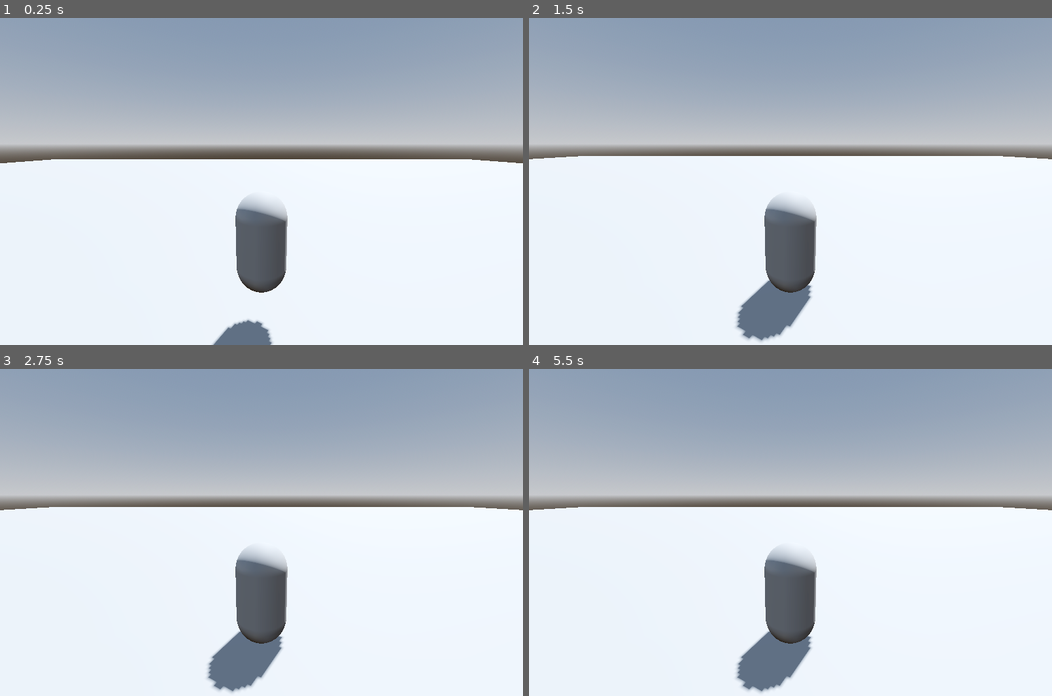
Above: before the commit, frames 1-4 (two rows, left to right).
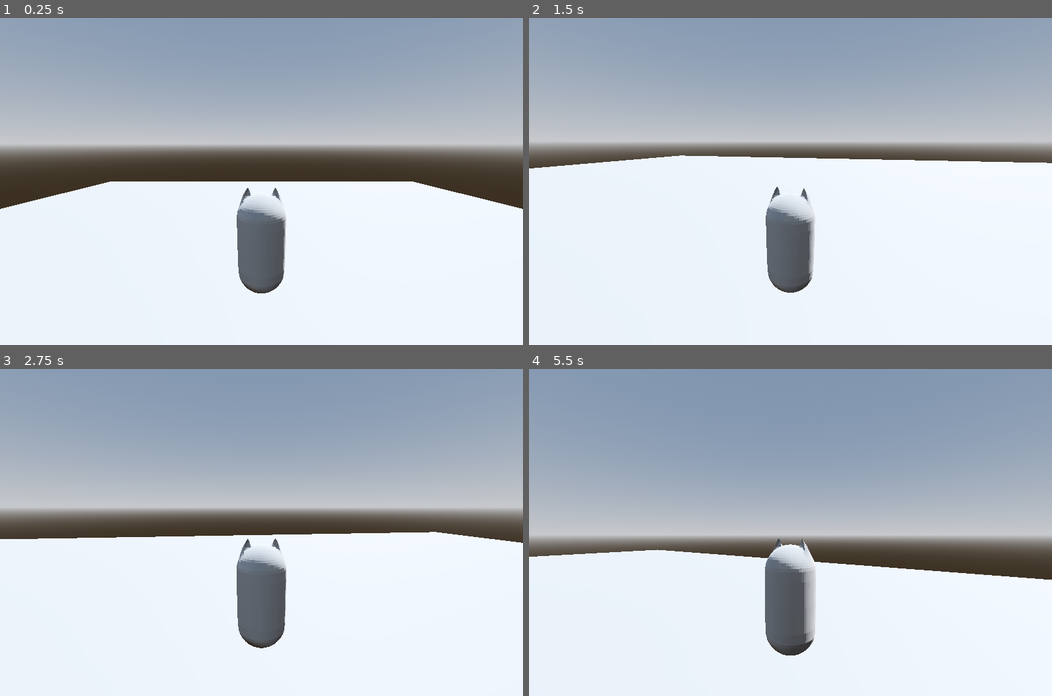
Above: after the commit, the same moments.

Repository: Nutiest/3D-Game-Project
Game: Godot game, scene res://Level.tscn
Same seed, same stepped clock (60 frames per second), same inputs: the game is played once before the commit and once after it.
Inputs (mouse positions are in pixels of both pictures, inside the frame that each line leads up to):
- Up to frame 1 (0.25 s): no input
- Up to frame 2 (1.5 s): tap Enter (ui_accept) at 0.5, 0.6 s; move the mouse to (816, 181) at 0.52 s; hold Space (Jump) 0.53-1.28 s; hold W (Forward) from 0.53 s (still down); move the mouse to (764, 181) at 1.27 s; tap Space (Jump) at 1.35 s
- Up to frame 3 (2.75 s): keep holding W (Forward); tap Space (Jump) at 1.52, 1.82 s; tap Enter (ui_accept) at 1.55, 2.1 s; move the mouse to (271, 525) at 2.02 s; hold Space (Jump) from 2.03 s (still down)
- Up to frame 4 (5.5 s): move the mouse to (785, 539) at 2.77 s; release Space (Jump) at 2.78 s; tap Enter (ui_accept) at 2.85, 5.1 s; tap Space (Jump) at 3.02, 3.32, 5.27 s; move the mouse to (827, 535) at 3.52 s; hold Space (Jump) 3.53-4.25 s; tap Escape (ui_cancel) at 4.15 s; release W (Forward) at 4.25 s; click (848, 552) at 4.25 s, where only the run after the commit has a clickable "Resume"; move the mouse to (748, 529) at 5.02 s; hold W (Forward) from 5.03 s (still down)

The runs differ from the first frame. In frame 1, 9.4% of the frame differs, in the area x 0-100%, y 43-100%; in frame 2, 5.4%; in frame 3, 14%; in frame 4, 30%, in the area x 0-100%, y 27-99%.

Commit message:
Fixed character and added menus

Diff:
--- a/Level.tscn
+++ b/Level.tscn
@@ -44,4 +44,5 @@
 linear_damp = 3.0
 
 [node name="Player" parent="." instance=ExtResource("2_x6vnk")]
+unique_name_in_owner = true
 transform = Transform3D(1, 0, 0, 0, 1, 0, 0, 0, 1, 0, 11, 15)
--- /dev/null
+++ b/Main Menu.gd
@@ -0,0 +1,14 @@
+extends Control
+
+
+
+func _on_play_pressed():
+	if Engine.time_scale != 1:
+		Engine.time_scale = 1
+	get_tree().change_scene_to_file("res://Level.tscn")
+
+func _on_settings_pressed():
+	get_tree().change_scene_to_file("res://Settings Menu.tscn")
+
+func _on_exit_pressed():
+	get_tree().quit()
--- /dev/null
+++ b/Main Menu.tscn
@@ -0,0 +1,39 @@
+[gd_scene load_steps=2 format=3 uid="uid://buocuv74fg7nm"]
+
+[ext_resource type="Script" path="res://Main Menu.gd" id="1_7tvoi"]
+
+[node name="Main Menu" type="Control"]
+layout_mode = 3
+anchors_preset = 8
+anchor_left = 0.5
+anchor_top = 0.5
+anchor_right = 0.5
+anchor_bottom = 0.5
+grow_horizontal = 2
+grow_vertical = 2
+scale = Vector2(6, 6)
+script = ExtResource("1_7tvoi")
+
+[node name="MarginContainer" type="MarginContainer" parent="."]
+layout_mode = 0
+offset_right = 40.0
+offset_bottom = 40.0
+
+[node name="VBoxContainer" type="VBoxContainer" parent="MarginContainer"]
+layout_mode = 2
+
+[node name="Play" type="Button" parent="MarginContainer/VBoxContainer"]
+layout_mode = 2
+text = "Play"
+
+[node name="Settings" type="Button" parent="MarginContainer/VBoxContainer"]
+layout_mode = 2
+text = "Settings"
+
+[node name="Exit" type="Button" parent="MarginContainer/VBoxContainer"]
+layout_mode = 2
+text = "Exit"
+
+[connection signal="pressed" from="MarginContainer/VBoxContainer/Play" to="." method="_on_play_pressed"]
+[connection signal="pressed" from="MarginContainer/VBoxContainer/Settings" to="." method="_on_settings_pressed"]
+[connection signal="pressed" from="MarginContainer/VBoxContainer/Exit" to="." method="_on_exit_pressed"]
--- /dev/null
+++ b/Pause Menu.gd
@@ -0,0 +1,22 @@
+extends Control
+
+@onready var pause_menu := $"."
+@onready var settings_menu := $"../Settings Menu"
+
+func _on_resume_pressed():
+	pause_menu.hide()
+	Input.mouse_mode = Input.MOUSE_MODE_CAPTURED
+	Engine.time_scale = 1
+
+
+func _on_settings_pressed():
+	pause_menu.hide()
+	settings_menu.show()
+
+
+func _on_main_menu_pressed():
+	get_tree().change_scene_to_file("res://Main Menu.tscn")
+
+
+func _on_quit_game_pressed():
+	get_tree().quit()
--- /dev/null
+++ b/Pause Menu.tscn
@@ -0,0 +1,47 @@
+[gd_scene load_steps=2 format=3 uid="uid://bgow01202vcqq"]
+
+[ext_resource type="Script" path="res://Pause Menu.gd" id="1_dydas"]
+
+[node name="Pause Menu" type="Control"]
+layout_mode = 3
+anchors_preset = 8
+anchor_left = 0.5
+anchor_top = 0.5
+anchor_right = 0.5
+anchor_bottom = 0.5
+grow_horizontal = 2
+grow_vertical = 2
+scale = Vector2(6, 6)
+script = ExtResource("1_dydas")
+
+[node name="MarginContainer" type="MarginContainer" parent="."]
+layout_mode = 0
+offset_right = 40.0
+offset_bottom = 40.0
+
+[node name="VBoxContainer" type="VBoxContainer" parent="MarginContainer"]
+layout_mode = 2
+
+[node name="Resume" type="Button" parent="MarginContainer/VBoxContainer"]
+layout_mode = 2
+text = "Resume"
+
+[node name="Settings" type="Button" parent="MarginContainer/VBoxContainer"]
+layout_mode = 2
+text = "Settings"
+
+[node name="Main Menu" type="Button" parent="MarginContainer/VBoxContainer"]
+layout_mode = 2
+text = "Main Menu"
+
+[node name="Quit Game" type="Button" parent="MarginContainer/VBoxContainer"]
+layout_mode = 2
+text = "Quit Game"
+
+[connection signal="pressed" from="MarginContainer/VBoxContainer/Resume" to="." method="_on_resume_pressed"]
+[connection signal="pressed" from="MarginContainer/VBoxContainer/Resume" to="." method="_on_play_pressed"]
+[connection signal="pressed" from="MarginContainer/VBoxContainer/Settings" to="." method="_on_settings_pressed"]
+[connection signal="pressed" from="MarginContainer/VBoxContainer/Main Menu" to="." method="_on_exit_pressed"]
+[connection signal="pressed" from="MarginContainer/VBoxContainer/Main Menu" to="." method="_on_main_menu_pressed"]
+[connection signal="pressed" from="MarginContainer/VBoxContainer/Quit Game" to="." method="_on_quit_game_pressed"]
+[connection signal="pressed" from="MarginContainer/VBoxContainer/Quit Game" to="." method="_on_exit_pressed"]
--- a/Player.gd
+++ b/Player.gd
@@ -1,8 +1,11 @@
 extends CharacterBody3D
 
+@onready var pause_menu := $"TwistPivot/PitchPivot/Camera3D/Pause Menu"
+@onready var settings_menu := $"TwistPivot/PitchPivot/Camera3D/Settings Menu"
+@export var paused := false
 
-const SPEED = 5.0
-const JUMP_VELOCITY = 4.5
+var SPEED = 10.0
+const JUMP_VELOCITY = 8
 
 var mouse_sensitivity := 0.002
 var twist_input := 0.0
@@ -17,21 +20,27 @@
 # Called when the node enters the scene tree for the first time.
 func _ready() -> void:
 	Input.mouse_mode = Input.MOUSE_MODE_CAPTURED
+	pause_menu.hide()
+	settings_menu.hide()
 
 
 func _physics_process(delta) -> void:
+	if is_on_floor():
+		SPEED = 10.0
+
 	# Add the gravity.
 	if not is_on_floor():
-		velocity.y -= gravity * delta
+		velocity.y -= gravity * delta * 2
 
 	# Handle jump.
-	if Input.is_action_just_pressed("ui_accept") and is_on_floor():
+	if Input.is_action_pressed("Jump") and is_on_floor():
 		velocity.y = JUMP_VELOCITY
+		SPEED = SPEED*1.2
 
 	# Get the input direction and handle the movement/deceleration.
 	# As good practice, you should replace UI actions with custom gameplay actions.
-	var input_dir = Input.get_vector("ui_left", "ui_right", "ui_up", "ui_down")
-	var direction = (transform.basis * Vector3(input_dir.x, 0, input_dir.y)).normalized()
+	var input_dir = Input.get_vector("Left", "Right", "Forward", "Backward")
+	var direction = (twist_pivot.basis * Vector3(input_dir.x, 0, input_dir.y)).normalized()
 	if direction:
 		velocity.x = direction.x * SPEED
 		velocity.z = direction.z * SPEED
@@ -39,16 +48,14 @@
 		velocity.x = move_toward(velocity.x, 0, SPEED)
 		velocity.z = move_toward(velocity.z, 0, SPEED)
 
+	if Input.is_action_just_pressed("Pause"):
+		open_close_pause_menu()
+
+	mouse_movement()
 	move_and_slide()
 
 
-func mouse_movement(delta) -> void:
-	if ((Input.mouse_mode == Input.MOUSE_MODE_CAPTURED) and Input.is_action_just_pressed("ui_cancel")):
-		Input.mouse_mode = Input.MOUSE_MODE_VISIBLE
-	elif ((Input.mouse_mode == Input.MOUSE_MODE_VISIBLE) and Input.is_action_just_pressed("ui_cancel")):
-		Input.mouse_mode = Input.MOUSE_MODE_CAPTURED
-
-
+func mouse_movement() -> void:
 	twist_pivot.rotate_y(twist_input)
 	pitch_pivot.rotate_x(pitch_input)
 	pitch_pivot.rotation_degrees.x = clamp(pitch_pivot.rotation_degrees.x, -90, 32)
@@ -62,3 +69,16 @@
 		if Input.mouse_mode == Input.MOUSE_MODE_CAPTURED:
 			twist_input = - event.relative.x * mouse_sensitivity
 			pitch_input = - event.relative.y * mouse_sensitivity
+
+func open_close_pause_menu() -> void:
+	if !paused:
+		pause_menu.show()
+		emit_signal("paused", paused)
+		Input.mouse_mode = Input.MOUSE_MODE_VISIBLE
+		Engine.time_scale = 0
+		paused = !paused
+	else:
+		pause_menu.hide()
+		Input.mouse_mode = Input.MOUSE_MODE_CAPTURED
+		Engine.time_scale = 1
+		paused = !paused
--- a/Player.tscn
+++ b/Player.tscn
@@ -1,8 +1,9 @@
-[gd_scene load_steps=4 format=3 uid="uid://8v7brm8x0bw6"]
+[gd_scene load_steps=6 format=3 uid="uid://8v7brm8x0bw6"]
 
 [ext_resource type="Script" path="res://Player.gd" id="1_tj0pu"]
-
-[sub_resource type="CapsuleMesh" id="CapsuleMesh_ftxqd"]
+[ext_resource type="ArrayMesh" uid="uid://tqwsn68lan7s" path="res://Models/Cat.obj" id="2_ht4tf"]
+[ext_resource type="PackedScene" uid="uid://bgow01202vcqq" path="res://Pause Menu.tscn" id="3_a8l80"]
+[ext_resource type="PackedScene" uid="uid://c6hqpb740woor" path="res://Settings Menu.tscn" id="4_jy4bg"]
 
 [sub_resource type="CapsuleShape3D" id="CapsuleShape3D_28n0u"]
 
@@ -10,7 +11,7 @@
 script = ExtResource("1_tj0pu")
 
 [node name="MeshInstance3D" type="MeshInstance3D" parent="."]
-mesh = SubResource("CapsuleMesh_ftxqd")
+mesh = ExtResource("2_ht4tf")
 
 [node name="CollisionShape3D" type="CollisionShape3D" parent="."]
 shape = SubResource("CapsuleShape3D_28n0u")
@@ -23,3 +24,8 @@
 
 [node name="Camera3D" type="Camera3D" parent="TwistPivot/PitchPivot"]
 transform = Transform3D(1, 0, 0, 0, 1, 0, 0, 0, 1, 0, 0, 4)
+
+[node name="Pause Menu" parent="TwistPivot/PitchPivot/Camera3D" instance=ExtResource("3_a8l80")]
+
+[node name="Settings Menu" parent="TwistPivot/PitchPivot/Camera3D" instance=ExtResource("4_jy4bg")]
+metadata/_edit_use_anchors_ = true
--- /dev/null
+++ b/Settings Menu.gd
@@ -0,0 +1,11 @@
+extends Control
+
+@onready var settings_menu = $"."
+
+func _on_back_pressed():
+	var pause_menu = $"../Pause Menu"
+	if pause_menu != null:
+		settings_menu.hide()
+		pause_menu.show()
+	else:
+		get_tree().change_scene_to_file("res://Main Menu.tscn")
--- /dev/null
+++ b/Settings Menu.tscn
@@ -0,0 +1,33 @@
+[gd_scene load_steps=2 format=3 uid="uid://c6hqpb740woor"]
+
+[ext_resource type="Script" path="res://Settings Menu.gd" id="1_yjo8u"]
+
+[node name="Settings Menu" type="Control"]
+layout_mode = 3
+anchors_preset = 8
+anchor_left = 0.5
+anchor_top = 0.5
+anchor_right = 0.5
+anchor_bottom = 0.5
+grow_horizontal = 2
+grow_vertical = 2
+scale = Vector2(6, 6)
+script = ExtResource("1_yjo8u")
+
+[node name="MarginContainer" type="MarginContainer" parent="."]
+layout_mode = 0
+offset_right = 40.0
+offset_bottom = 40.0
+
+[node name="VBoxContainer" type="VBoxContainer" parent="MarginContainer"]
+layout_mode = 2
+
+[node name="Test" type="Button" parent="MarginContainer/VBoxContainer"]
+layout_mode = 2
+text = "Test"
+
+[node name="Back" type="Button" parent="MarginContainer/VBoxContainer"]
+layout_mode = 2
+text = "Back"
+
+[connection signal="pressed" from="MarginContainer/VBoxContainer/Back" to="." method="_on_back_pressed"]
--- a/playerrigid.tscn
+++ b/playerrigid.tscn
@@ -16,13 +16,3 @@
 
 [node name="CollisionShape3D" type="CollisionShape3D" parent="."]
 shape = SubResource("ConvexPolygonShape3D_vle7o")
-
-[node name="TwistPivot" type="Node3D" parent="."]
-transform = Transform3D(1, 0, 0, 0, 1, 0, 0, 0, 1, 0, 1.2, 0)
-visible = false
-
-[node name="PitchPivot" type="Node3D" parent="TwistPivot"]
-transform = Transform3D(1, 0, 0, 0, 0.984808, 0.173648, 0, -0.173648, 0.984808, 0, 0, 0)
-
-[node name="Camera3D" type="Camera3D" parent="TwistPivot/PitchPivot"]
-transform = Transform3D(1, 0, 0, 0, 1, 0, 0, 0, 1, 0, 0, 4)
--- a/project.godot
+++ b/project.godot
@@ -52,6 +52,11 @@
 "events": [Object(InputEventKey,"resource_local_to_scene":false,"resource_name":"","device":-1,"window_id":0,"alt_pressed":false,"shift_pressed":false,"ctrl_pressed":false,"meta_pressed":false,"pressed":false,"keycode":0,"physical_keycode":32,"key_label":0,"unicode":32,"echo":false,"script":null)
 ]
 }
+Pause={
+"deadzone": 0.5,
+"events": [Object(InputEventKey,"resource_local_to_scene":false,"resource_name":"","device":-1,"window_id":0,"alt_pressed":false,"shift_pressed":false,"ctrl_pressed":false,"meta_pressed":false,"pressed":false,"keycode":0,"physical_keycode":4194305,"key_label":0,"unicode":0,"echo":false,"script":null)
+]
+}
 
 [rendering]
 
Not shown, added: Models/Cat.mtl
Not shown, added: Models/Cat.obj
Not shown, added: Models/Cat.obj.import
